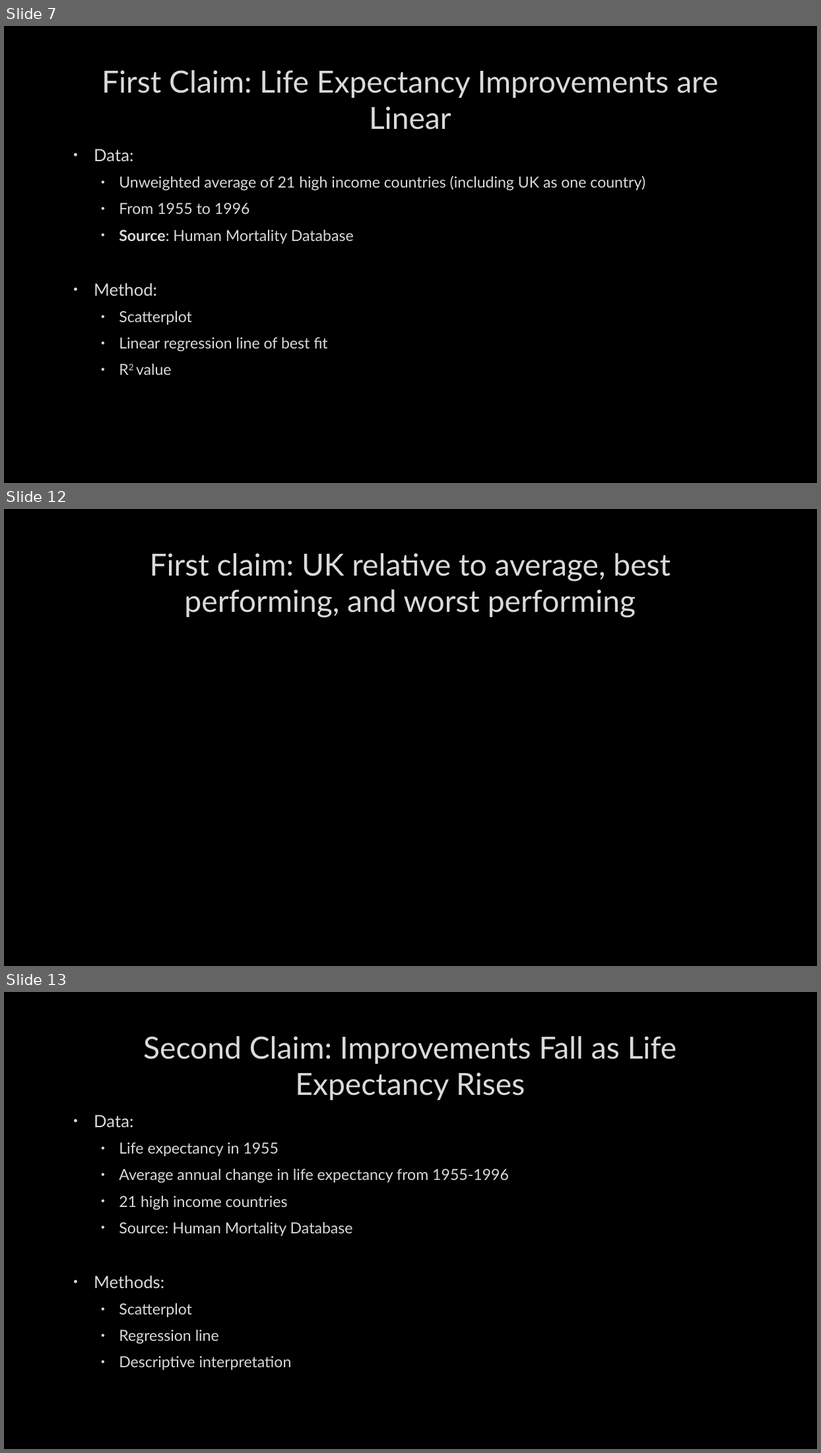
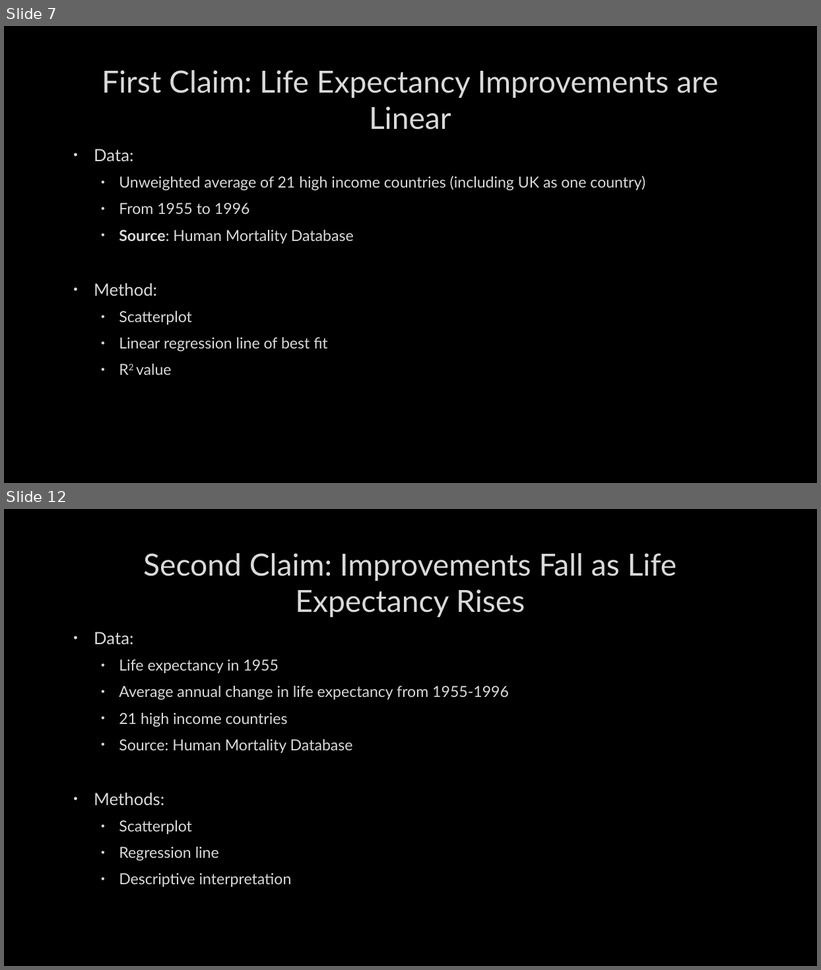
Before and after one commit to JonMinton/life_expectancy_limits, a slide deck: presentation/UK’s recent life expectancy slowdown.pptx. Shown one above the other, each under a label of ours: slides 7, 12 and 13 before the commit, slides 7 and 12 after it; the slides between them are not shown. The pictures are 821x1453 and 821x970 pixels, drawn with LibreOffice and Linux fonts; fonts in the diff are those of the drawing; background and template pictures are left out. Boxes give left, top, right and bottom in pixels: in the first picture for what was removed or moved away, otherwise in the second. Text is boxed around its words. In the diff, an @@ line names an element or a change of style, - is before the commit and + after.

```diff
--- a/presentation/UK’s recent life expectancy slowdown.pptx
+++ b/presentation/UK’s recent life expectancy slowdown.pptx
@@ slide 12 removed at [4,509,817,966], background picture (left out) @@
@@ title removed at [150,553,671,618] @@
-First claim: UK relative to average, best performing, and worst performing
@@ what was slide 13 is now slide 12 @@
```
Also in this commit, not shown: 7 slides changed, 8 slides added, 9 other files.
